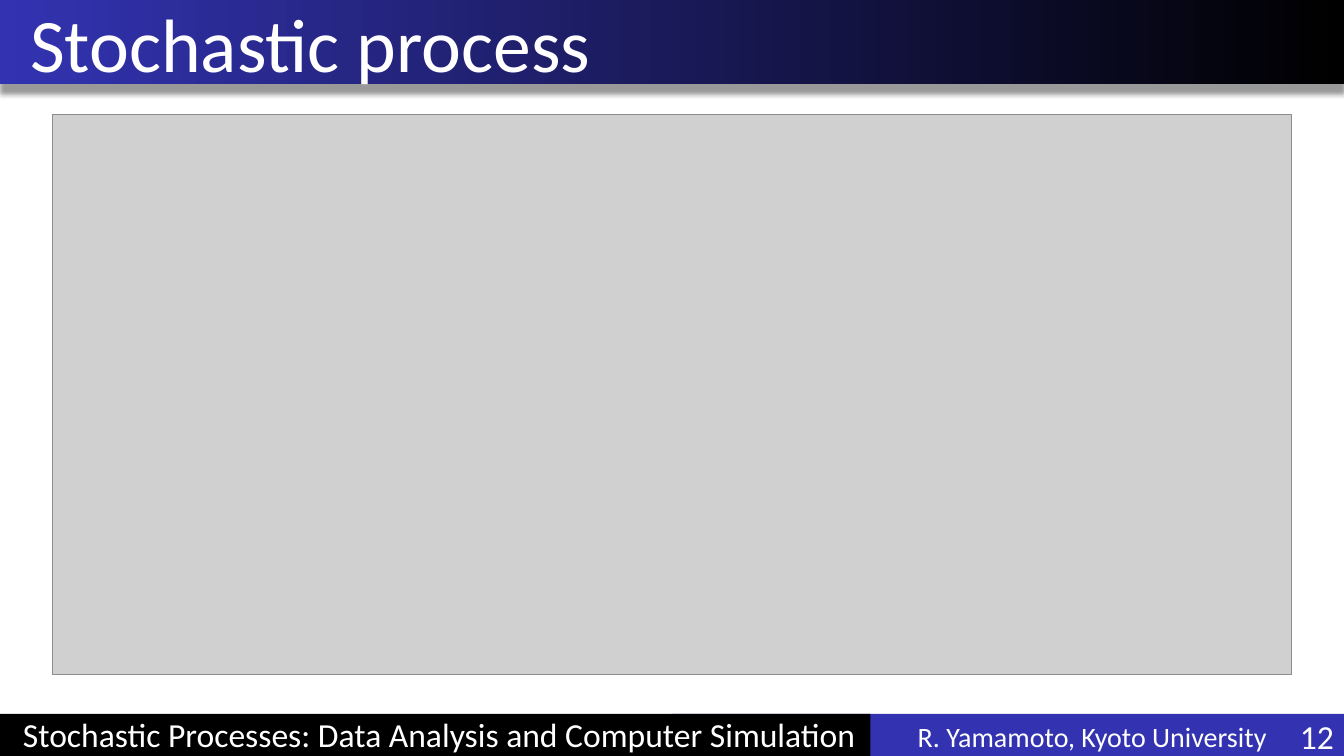
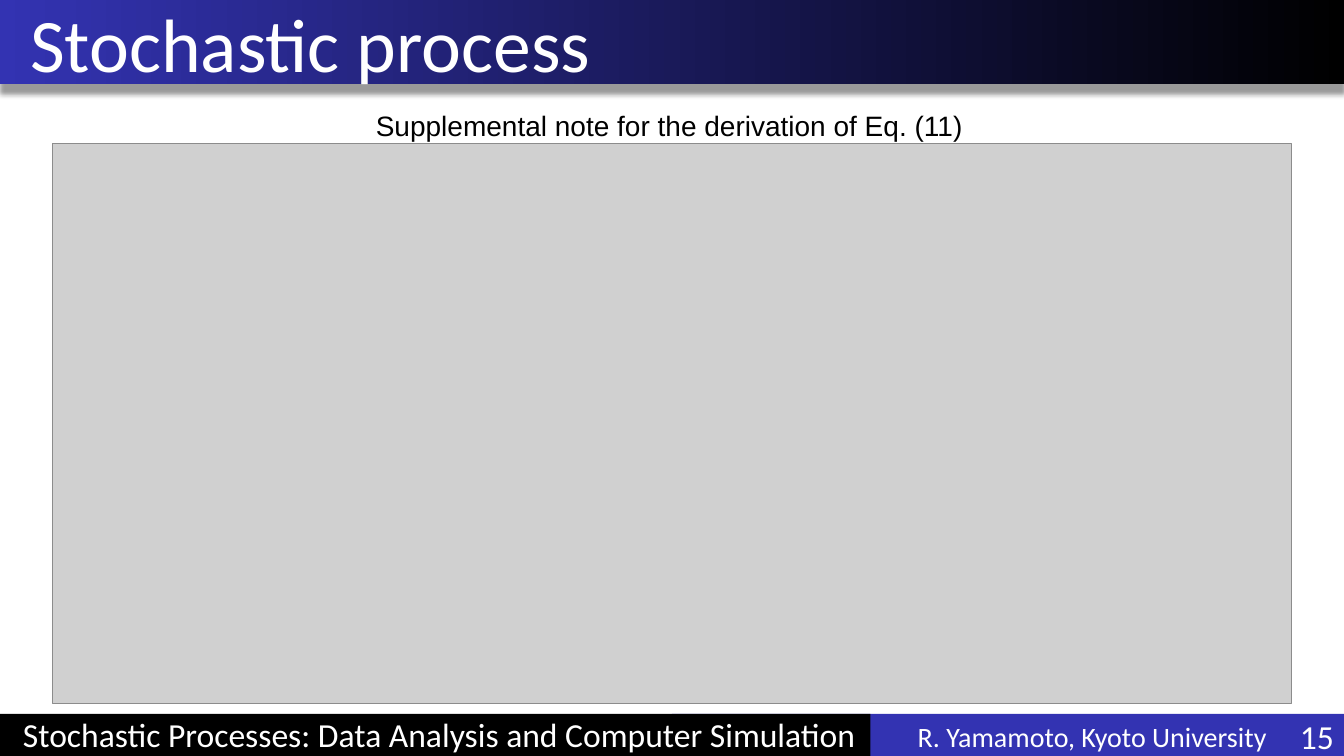
Before and after one commit to ryo0921/KyotoUx-009x, a slide deck: slide 15 of 03/009x_31.pptx (slide 12 before the commit). Drawn at 1344x756 pixels with LibreOffice and Linux fonts; fonts in the diff are those of the drawing; grey boxes stand for pictures. Boxes give left, top, right and bottom in pixels: in the first picture for what was removed or moved away, otherwise in the second. Text is boxed around its words. In the diff, an @@ line names an element or a change of style, - is before the commit and + after.

```diff
--- a/03/009x_31.pptx
+++ b/03/009x_31.pptx
@@ text added at box(376, 115, 963, 141), 20 pt, text #000000 @@
+Supplemental note for the derivation of Eq. (11)
@@ picture: place and size @@
-picture at box(52, 115, 1292, 676)
+picture at box(52, 143, 1292, 704)
@@ page number at box(1300, 727, 1334, 750): text changed @@
-12
+15
```
Also in this commit, not shown: 41 other files.
